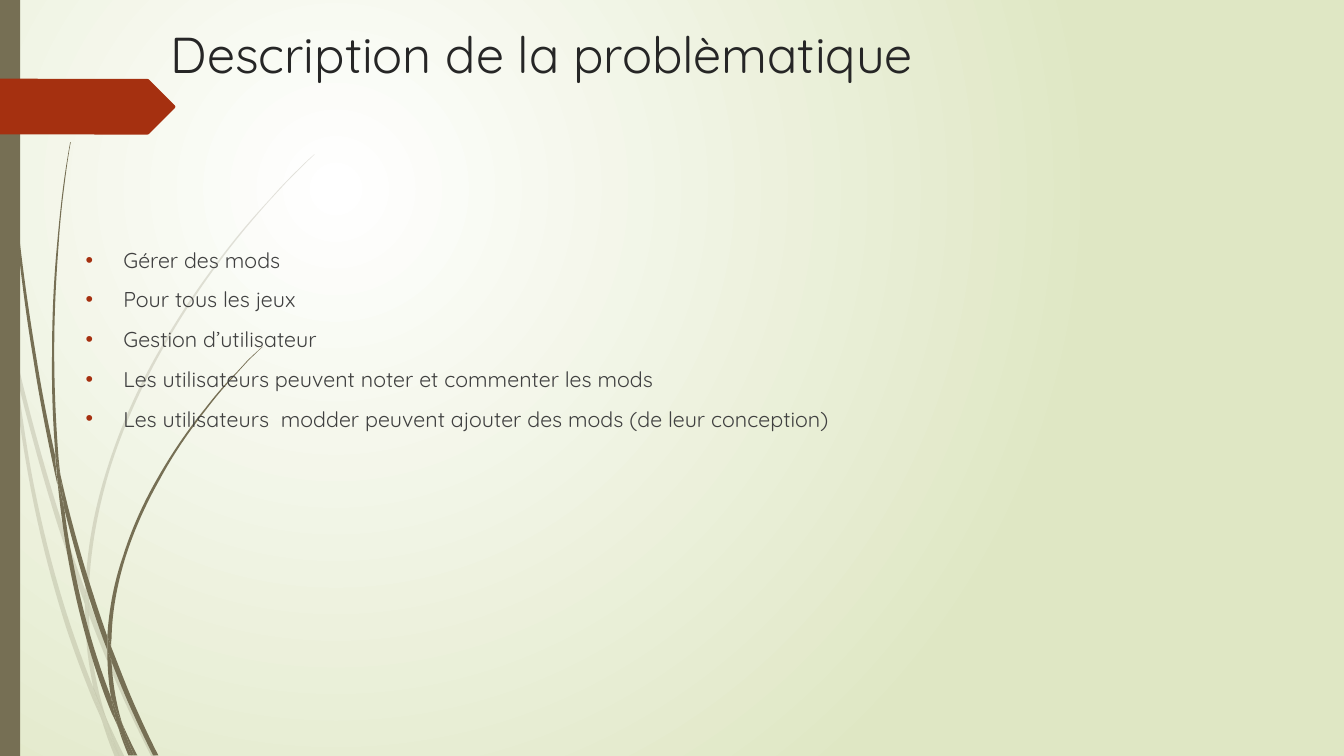
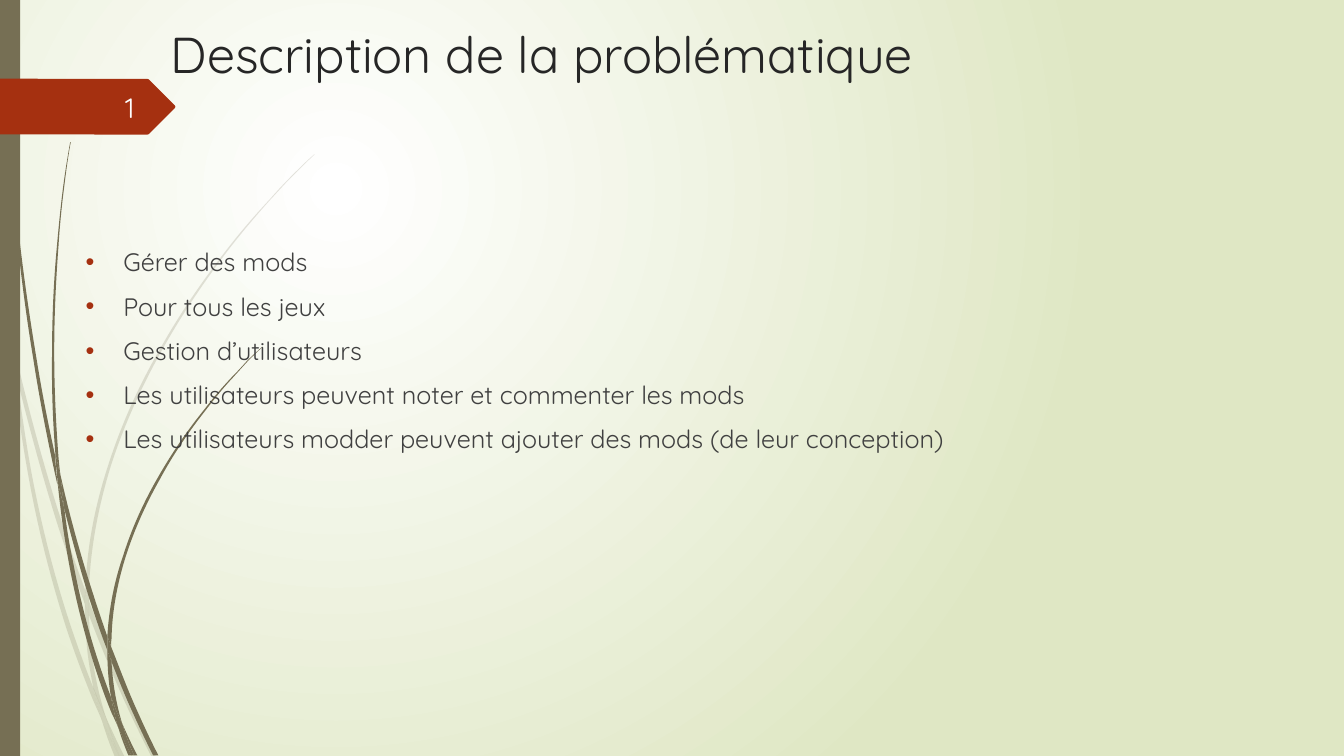
Before and after one commit to LeVraiGG/bdrModsManager, a slide deck: slide 2 of src/main/presentation_projet_bdr.pptx. Drawn at 1344x756 pixels with LibreOffice and Linux fonts; fonts in the diff are those of the drawing. Boxes give left, top, right and bottom in pixels: in the first picture for what was removed or moved away, otherwise in the second. Text is boxed around its words. In the diff, an @@ line names an element or a change of style, - is before the commit and + after.

```diff
--- a/src/main/presentation_projet_bdr.pptx
+++ b/src/main/presentation_projet_bdr.pptx
@@ title at box(170, 35, 913, 83): text changed @@
-Description de la problèmatique
+Description de la problématique
@@ text added at box(125, 98, 134, 118), 20 pt, text #FEFFFF @@
+1
@@ text at box(123, 252, 944, 455): size 15.3 to 18 pt in "Gérer des mods", "Pour tous les jeux", "Les utilisateurs peuvent noter et commenter les ...", "Les utilisateurs modder peuvent ajouter des mods ..." @@
@@ text at box(123, 341, 362, 367): text changed; size 15.3 to 18 pt @@
-• Gestion d’utilisateur
+• Gestion d’utilisateurs
```
Also in this commit, not shown: 9 other slides changed.
